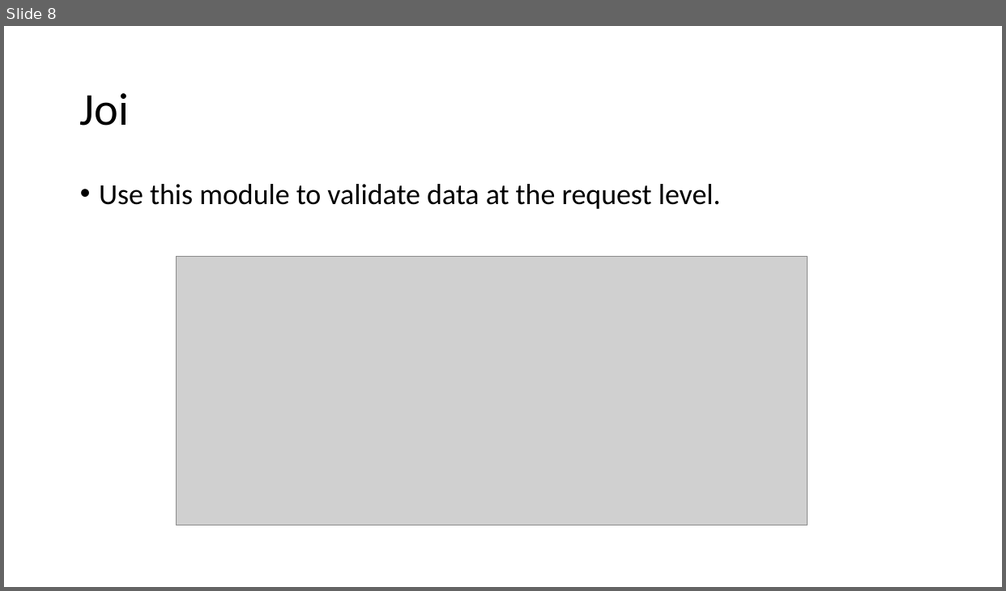
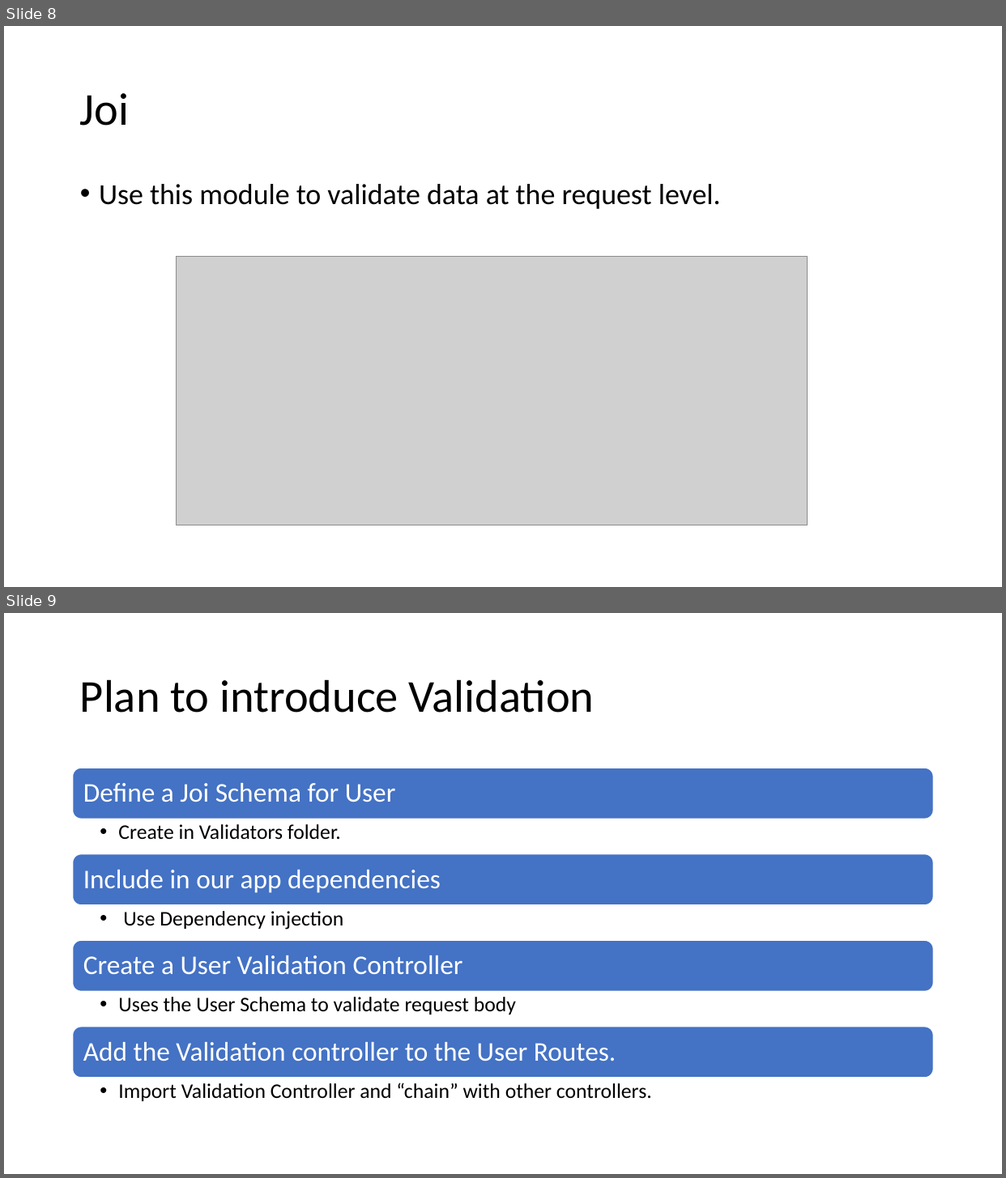
Before and after one commit to diarmuidoconnor/ewd-module-2025, a slide deck: topic10/talk-0/Joi.pptx. Shown one above the other, each under a label of ours: slide 8 before the commit, slides 8 and 9 after it. The pictures are 1006x591 and 1006x1178 pixels, drawn with LibreOffice and Linux fonts; fonts in the diff are those of the drawing; grey boxes stand for pictures. Boxes give left, top, right and bottom in pixels: in the first picture for what was removed or moved away, otherwise in the second. Text is boxed around its words. In the diff, an @@ line names an element or a change of style, - is before the commit and + after.

```diff
--- a/topic10/talk-0/Joi.pptx
+++ b/topic10/talk-0/Joi.pptx
@@ slide 9 added at <box>4,613,1002,1174</box>, background #FFFFFF @@
@@ title added at <box>80,679,594,713</box>, 44 pt, text #000000 @@
+Plan to introduce Validation
@@ group added at <box>73,768,934,1101</box>: 8 texts, 4 rounded rectangles @@
+Define a Joi Schema for User
+  • Create in Validators folder.
+Include in our app dependencies
+  • Use Dependency injection
+Create a User Validation Controller
+  • Uses the User Schema to validate request body
+Add the Validation controller to the User Routes.
+  • Import Validation Controller and “chain” with other controllers.
```
Also in this commit, not shown: 3 slides changed, 1 other file.
